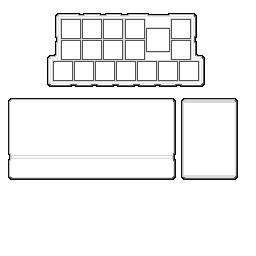
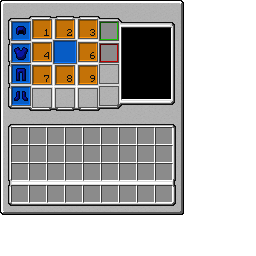
Before/after of a (256, 256) layered artwork. What changed in the layer stack:
added layer "numbers" above "test_overlay_dark" over [44, 29, 95, 82]
added layer "test_overlay" above "test_base_dark" over [11, 20, 173, 203]
added layer "test_base" above "test_background_dark" over [8, 16, 176, 206]
added layer "test_background" above "overlay_dark.png" over [0, 0, 184, 215]
hid "base.png" over [8, 13, 238, 180]
